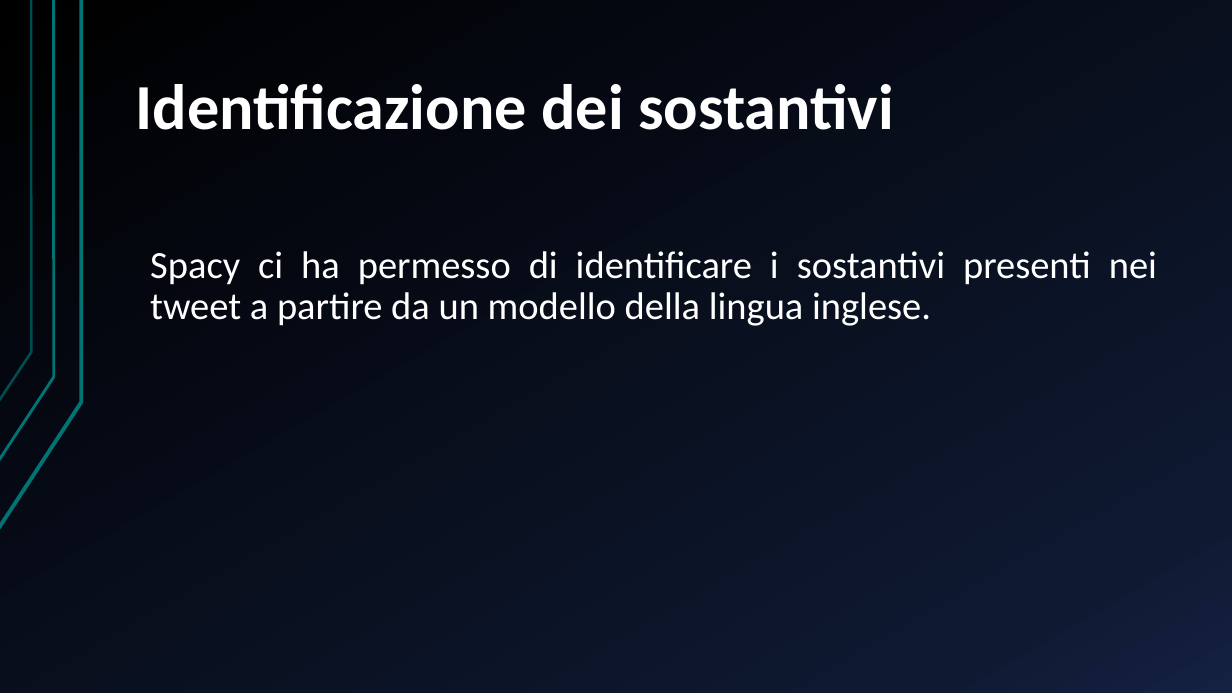
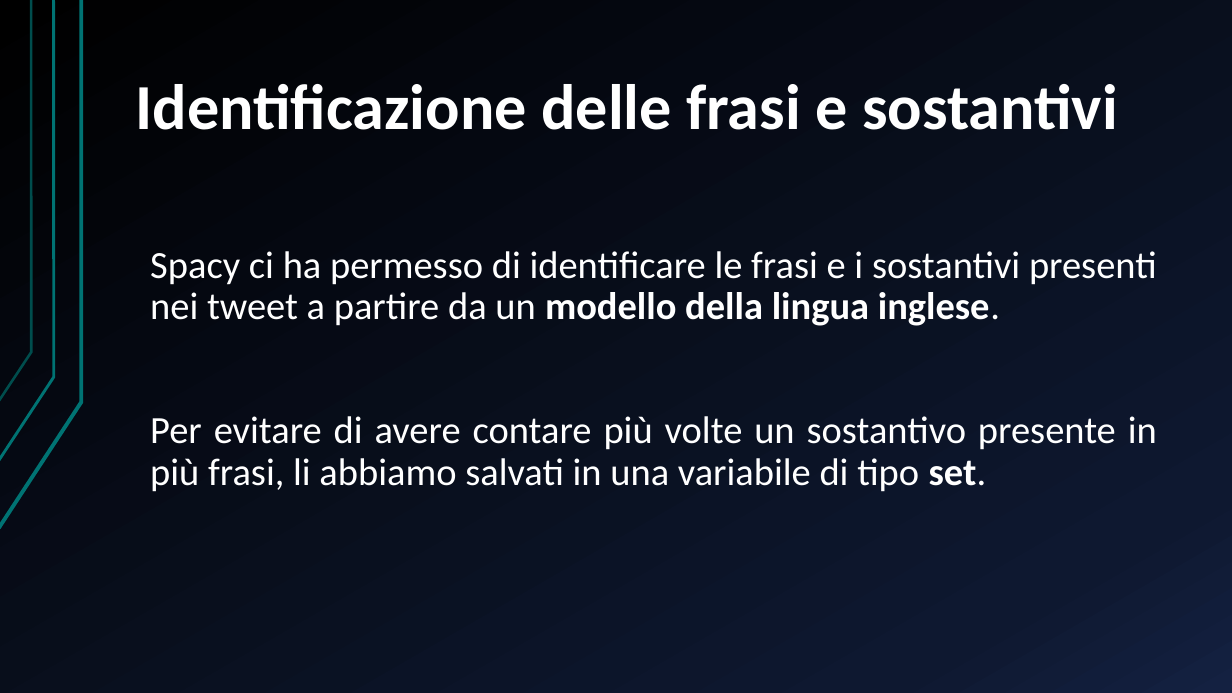
Before and after one commit to DanieleCampopiano/Semantic-Intelligence, a slide deck: slide 24 of Presentazione/Presentazione Progetto.pptx (slide 23 before the commit). Drawn at 1232x693 pixels with LibreOffice and Linux fonts; fonts in the diff are those of the drawing. Boxes give left, top, right and bottom in pixels: in the first picture for what was removed or moved away, otherwise in the second. Text is boxed around its words. In the diff, an @@ line names an element or a change of style, - is before the commit and + after.

Commit message:
Rimozione della funzionalità di calcolo del Sentiment di una frase passata in input e aggiunta delle conclusioni alla file Presentazione Progetto.pptx

```diff
--- a/Presentazione/Presentazione Progetto.pptx
+++ b/Presentazione/Presentazione Progetto.pptx
@@ title at [136,84,1118,130]: text changed @@
-Identificazione dei sostantivi
+Identificazione delle frasi e sostantivi
@@ text at [150,251,1157,492]: text changed @@
-Spacy ci ha permesso di identificare i sostantivi presenti nei tweet a partire da un modello della lingua inglese.
+Spacy ci ha permesso di identificare le frasi e i sostantivi presenti nei tweet a partire da un modello della lingua inglese.
+Per evitare di avere contare più volte un sostantivo presente in più frasi, li abbiamo salvati in una variabile di tipo set.
```
Also in this commit, not shown: 3 other slides changed, 6 slides added, 2 slides removed, 2 other files.
